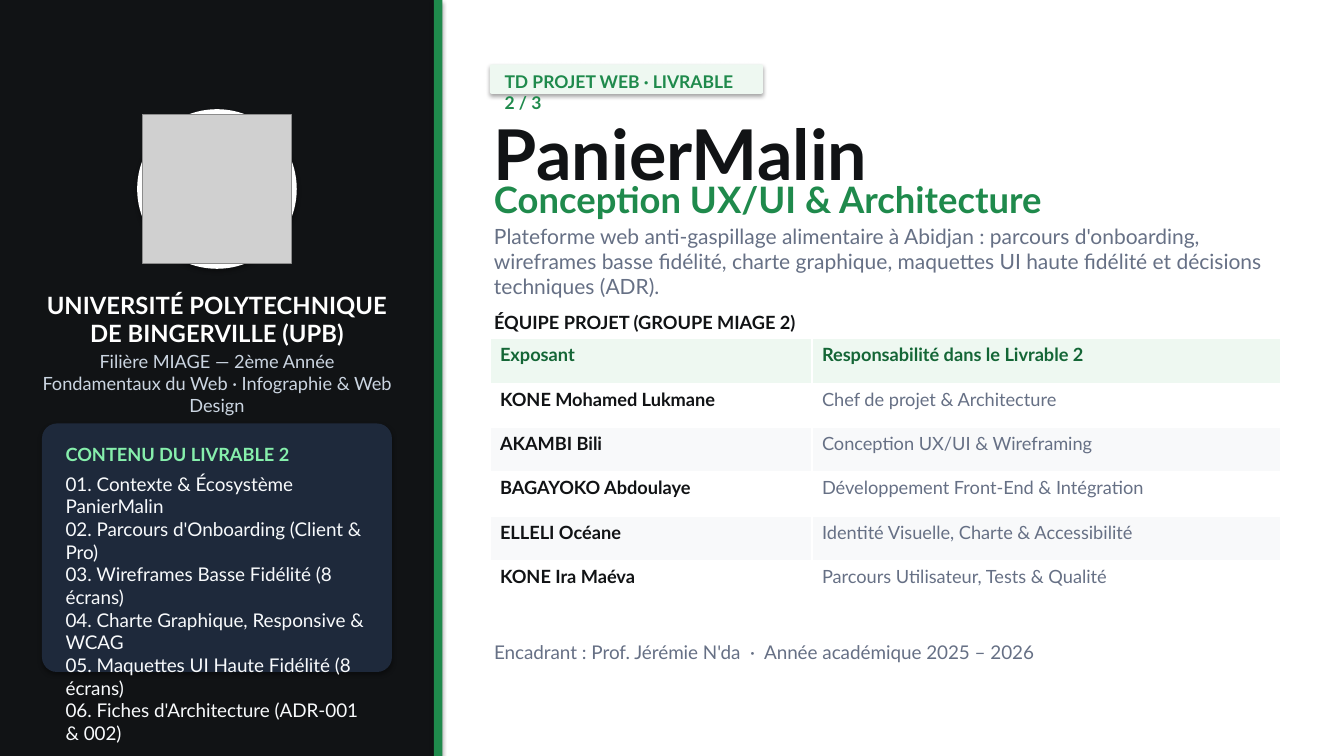
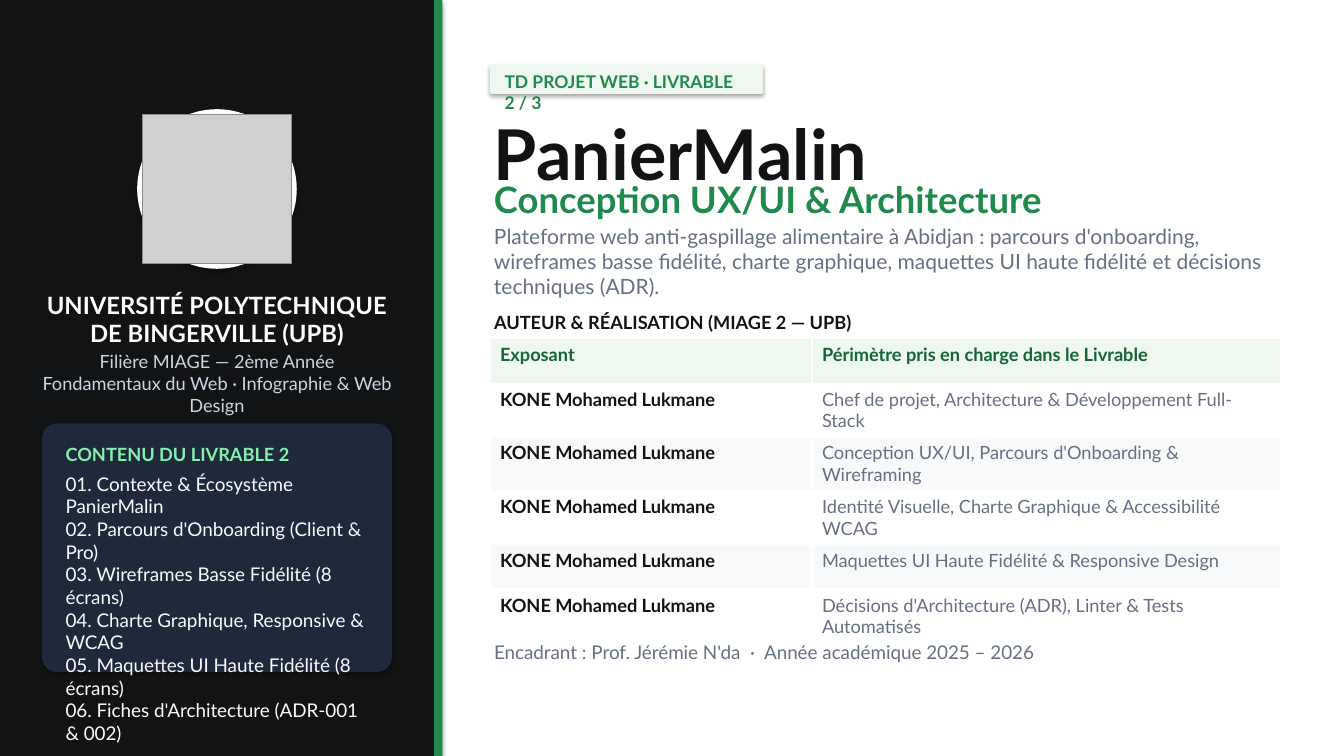
Before and after one commit to Mohvmxd19/paniermalin-minimal, a slide deck: slide 1 of docs/Livrable_2_PanierMalin.pptx. Drawn at 1344x756 pixels with LibreOffice and Linux fonts; fonts in the diff are those of the drawing; grey boxes stand for pictures. Boxes give left, top, right and bottom in pixels: in the first picture for what was removed or moved away, otherwise in the second. Text is boxed around its words. In the diff, an @@ line names an element or a change of style, - is before the commit and + after.

Commit message:
docs: mise a jour auteur unique Kone Mohamed Lukmane

```diff
--- a/docs/Livrable_2_PanierMalin.pptx
+++ b/docs/Livrable_2_PanierMalin.pptx
@@ text at (494,314,852,332): text changed @@
-ÉQUIPE PROJET (GROUPE MIAGE 2)
+AUTEUR & RÉALISATION (MIAGE 2 — UPB)
@@ table at (490,339,1280,637) @@
-row 1, column 2: Responsabilité dans le Livrable 2
+row 1, column 2: Périmètre pris en charge dans le Livrable
-row 2, column 2: Chef de projet & Architecture
+row 2, column 2: Chef de projet, Architecture & Développement Full-Stack
-row 3, column 1: AKAMBI Bili
+row 3, column 1: KONE Mohamed Lukmane
-row 3, column 2: Conception UX/UI & Wireframing
+row 3, column 2: Conception UX/UI, Parcours d'Onboarding & Wireframing
-row 4, column 1: BAGAYOKO Abdoulaye
+row 4, column 1: KONE Mohamed Lukmane
-row 4, column 2: Développement Front-End & Intégration
+row 4, column 2: Identité Visuelle, Charte Graphique & Accessibilité WCAG
-row 5, column 1: ELLELI Océane
+row 5, column 1: KONE Mohamed Lukmane
-row 5, column 2: Identité Visuelle, Charte & Accessibilité
+row 5, column 2: Maquettes UI Haute Fidélité & Responsive Design
-row 6, column 1: KONE Ira Maéva
+row 6, column 1: KONE Mohamed Lukmane
-row 6, column 2: Parcours Utilisateur, Tests & Qualité
+row 6, column 2: Décisions d'Architecture (ADR), Linter & Tests Automatisés
```
Also in this commit, not shown: 6 other files.
